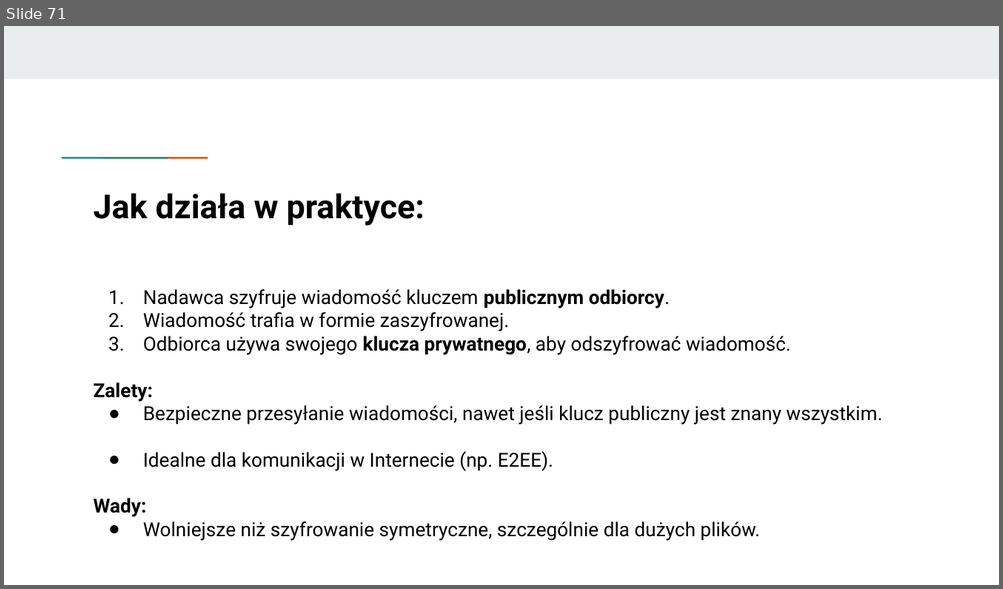
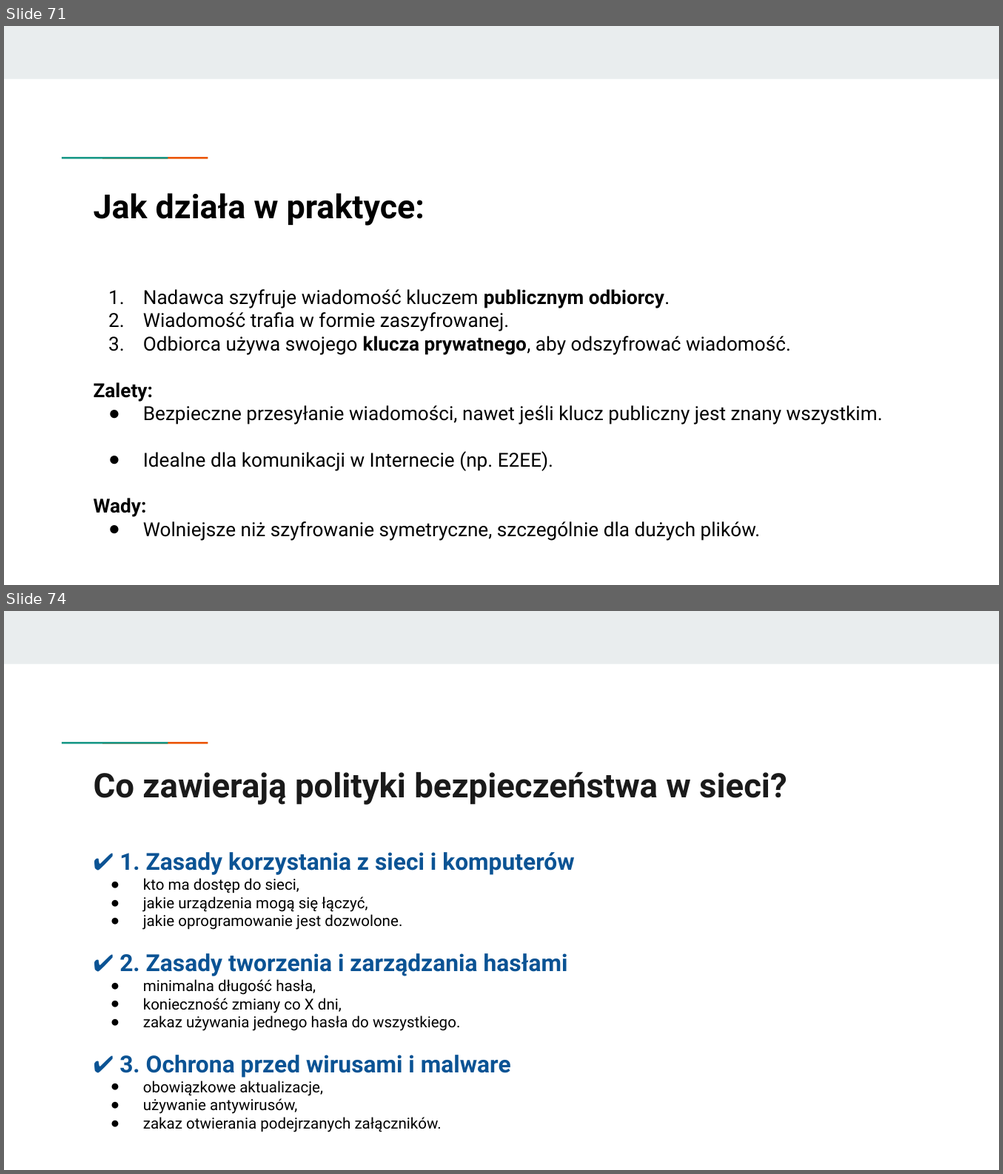
Before and after one commit to KasiaKasia/PRZEDMIOTY, a slide deck: ZASTOSOWANIE_INFORMATYKI/1A-gr_2/Zastosowanie informatyki - 1A gr. 2-plik2.pptx. Shown one above the other, each under a label of ours: slide 71 before the commit, slides 71 and 74 after it; the slides between them are not shown. The pictures are 1003x589 and 1003x1174 pixels, drawn with LibreOffice and Linux fonts; fonts in the diff are those of the drawing. Boxes give left, top, right and bottom in pixels: in the first picture for what was removed or moved away, otherwise in the second. Text is boxed around its words. In the diff, an @@ line names an element or a change of style, - is before the commit and + after.

```diff
--- a/ZASTOSOWANIE_INFORMATYKI/1A-gr_2/Zastosowanie informatyki - 1A gr. 2-plik2.pptx
+++ b/ZASTOSOWANIE_INFORMATYKI/1A-gr_2/Zastosowanie informatyki - 1A gr. 2-plik2.pptx
@@ slide 74 added at (4, 611, 999, 1170), background #FFFFFF; not listed: 3 template elements that a slide beside it also shows @@
@@ title added at (94, 772, 786, 805), 24.4 pt, text #1A1A1A, bold @@
+Co zawierają polityki bezpieczeństwa w sieci?
@@ text added at (119, 852, 574, 1133), 11 pt, text #000000 @@
+✔ 1. Zasady korzystania z sieci i komputerów
+● kto ma dostęp do sieci,
+● jakie urządzenia mogą się łączyć,
+● jakie oprogramowanie jest dozwolone.
+✔ 2. Zasady tworzenia i zarządzania hasłami
+● minimalna długość hasła,
+● konieczność zmiany co X dni,
+● zakaz używania jednego hasła do wszystkiego.
+✔ 3. Ochrona przed wirusami i malware
+● obowiązkowe aktualizacje,
+● używanie antywirusów,
+● zakaz otwierania podejrzanych załączników.
```
Also in this commit, not shown: 7 other slides added, 1 other file.
